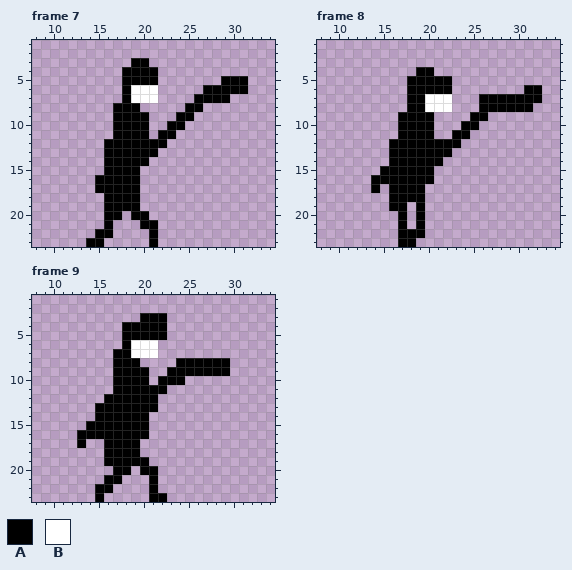
One commit to this pixel-art file: assets/images/playstate/Player.ase. Above is the file before it was changed.
37x24 pixels, 9 frames. Colours within 5 levels of each other are drawn and written as one. Shown: frame 7: x 8..34, y 1..23; frame 8: x 8..34, y 1..23; frame 9: x 8..34, y 1..23.
Palette (. is transparent): A #000000  B #ffffff
Pixels before, frame 7, first column x 14:
 3 .....AA...........
 4 ....AAAA..........
 5 ....AAAA.......AAA
 6 ....ABBB.....AAAAA
 7 ....ABBB....AAAA..
 8 ...AAA.....AA.....
 9 ...AAAA...AA......
10 ...AAAA..AA.......
11 ...AAAA.AA........
12 ..AAAAAAA.........
13 ..AAAAAA..........
14 ..AAAAA...........
15 ..AAAA............
16 .AAAAA............
17 .AAAAA............
18 ..AAAA............
19 ..AAAA............
20 ..AA.AA...........
21 ..A...AA..........
22 .AA....A..........
23 AA.....A..........
Pixels before, frame 8, first column x 14:
 4 .....AA............
 5 ....AAAAA..........
 6 ....AAAAA........AA
 7 ....AABBB...AAAAAAA
 8 ....AABBB...AAAAAA.
 9 ...AAAA....AA......
10 ...AAAA...AA.......
11 ...AAAA..AA........
12 ..AAAAAAAA.........
13 ..AAAAAAA..........
14 ..AAAAAA...........
15 .AAAAAA............
16 AAAAAAA............
17 A.AAAA.............
18 ..AAAA.............
19 ..AA.A.............
20 ...A.A.............
21 ...A.A.............
22 ...AAA.............
23 ...AA..............
Pixels before, frame 9, first column x 13:
 3 .......AAA.......
 4 .....AAAAA.......
 5 .....AAAAA.......
 6 .....ABBB........
 7 ....AABBB........
 8 ....AAA....AAAAAA
 9 ....AAAA..AAAAAAA
10 ....AAAA.AAA.....
11 ....AAAAAA.......
12 ...AAAAAA........
13 ..AAAAAAA........
14 ..AAAAAA.........
15 .AAAAAAA.........
16 AAAAAAAA.........
17 A..AAAA..........
18 ...AAAA..........
19 ...AAAAA.........
20 ....AA.AA........
21 ...AA...A........
22 ..AA....A........
23 ..A.....AA.......
Now the later version:
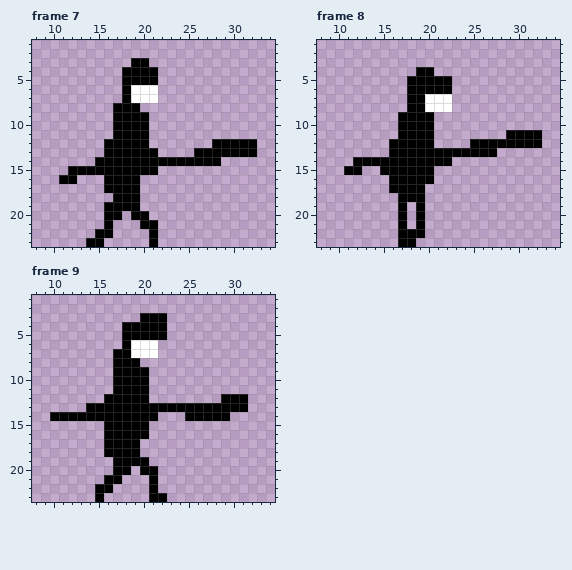
Change:
Frame 7:
y 5: x 29..31 AAA -> ...
y 6: x 27..31 AAAAA -> .....
y 7: x 26..29 AAAA -> ....
y 8: x 25..26 AA -> ..
y 9: x 24..25 AA -> ..
y 10: x 23..24 AA -> ..
y 11: x 22..23 AA -> ..
y 12: x 21..22 AA -> ..; x 28..32 ..... -> AAAAA
y 13: x 26..32 ....... -> AAAAAAA
y 14: x 15 . -> A; x 21..28 ........ -> AAAAAAAA
y 15: x 12..15 .... -> AAAA; x 20..21 .. -> AA
y 16: x 11..12 .. -> AA; x 15 A -> .
y 17: x 15 A -> .
y 18: x 16 A -> .
Frame 8:
y 6: x 31..32 AA -> ..
y 7: x 26..32 AAAAAAA -> .......
y 8: x 26..31 AAAAAA -> ......
y 9: x 25..26 AA -> ..
y 10: x 24..25 AA -> ..
y 11: x 23..24 AA -> ..; x 29..32 .... -> AAAA
y 12: x 21..23 AAA -> ...; x 25..32 ........ -> AAAAAAAA
y 13: x 23..27 ..... -> AAAAA
y 14: x 12..15 .... -> AAAA; x 22 . -> A
y 15: x 11..12 .. -> AA
y 16: x 14..15 AA -> ..
y 17: x 14 A -> .
y 18..19: x 16 A -> .
Frame 9:
y 8: x 24..29 AAAAAA -> ......
y 9: x 23..29 AAAAAAA -> .......
y 10: x 22..24 AAA -> ...
y 11: x 21..22 AA -> ..
y 12: x 21 A -> .; x 29..31 ... -> AAA
y 13: x 14 . -> A; x 22..31 .......... -> AAAAAAAAAA
y 14: x 10..14 ..... -> AAAAA; x 21 . -> A; x 25..29 ..... -> AAAAA
y 15: x 14..15 AA -> ..
y 16: x 13..15 AAA -> ...
y 17: x 13 A -> .
y 19: x 16 A -> .
Changed places in both pictures, as pixel boxes (x1, y1, x2, y2):
changed: (140, 76, 257, 175)
changed: (59, 157, 113, 202)
changed: (434, 85, 542, 166)
changed: (344, 157, 398, 211)
changed: (149, 358, 248, 421)
changed: (50, 403, 113, 466)
